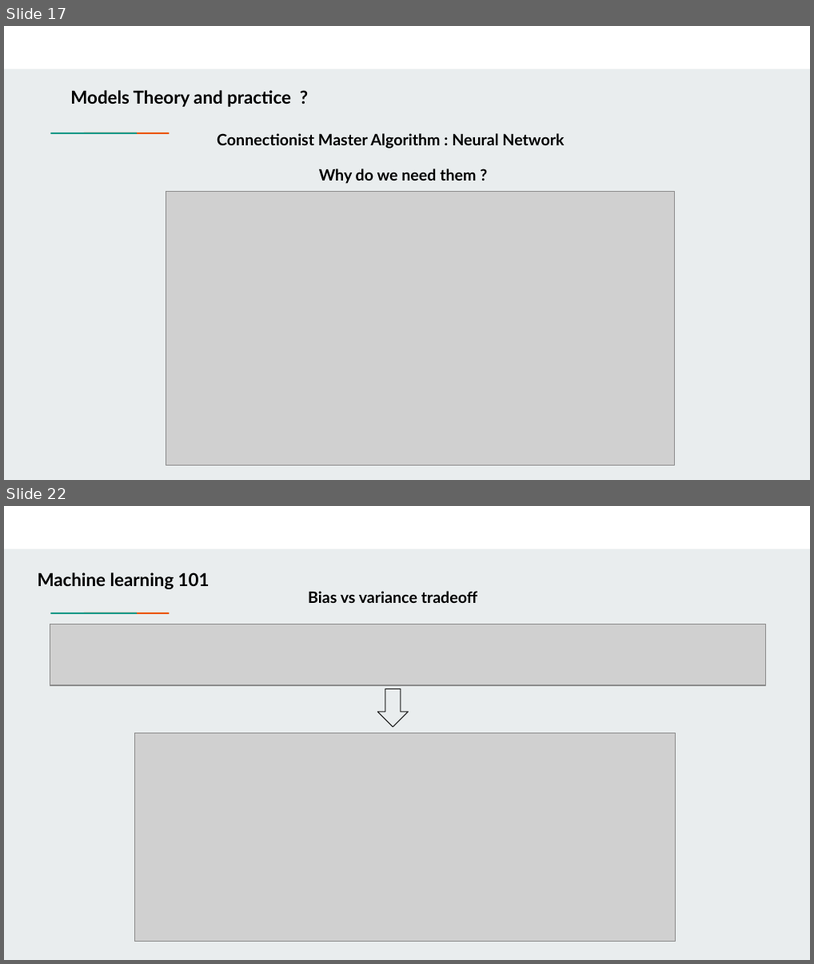
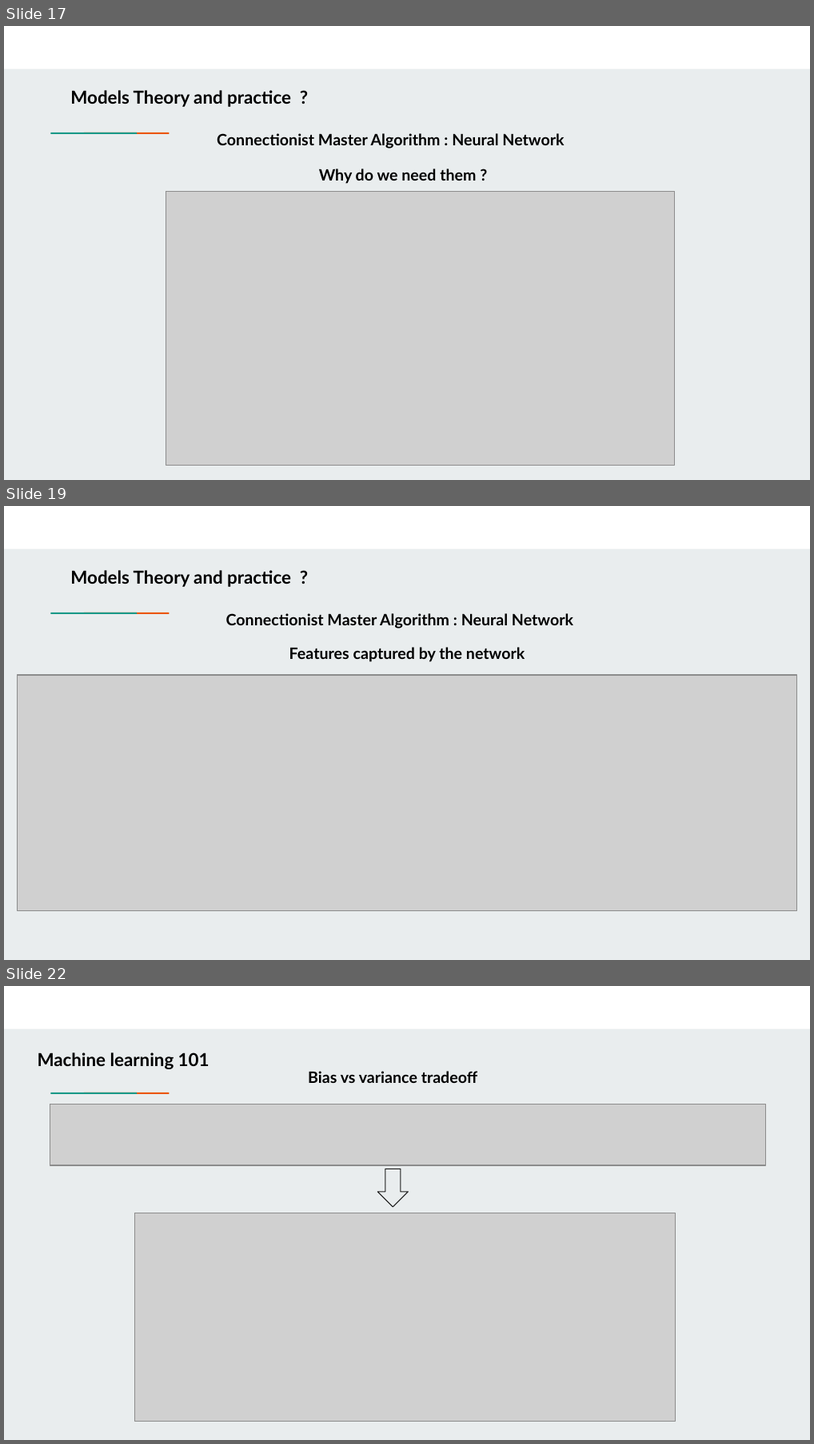
Before and after one commit to farouqBenarous/Machine_Learning_101_Workshop, a slide deck: 20-03-2021/Presentation/Machine learning 101.pptx. Shown one above the other, each under a label of ours: slides 17 and 22 before the commit, slides 17, 19 and 22 after it; the slides between them are not shown. The pictures are 814x964 and 814x1444 pixels, drawn with LibreOffice and Linux fonts; fonts in the diff are those of the drawing; grey boxes stand for pictures. Boxes give left, top, right and bottom in pixels: in the first picture for what was removed or moved away, otherwise in the second. Text is boxed around its words. In the diff, an @@ line names an element or a change of style, - is before the commit and + after.

```diff
--- a/20-03-2021/Presentation/Machine learning 101.pptx
+++ b/20-03-2021/Presentation/Machine learning 101.pptx
@@ slide 19 added at <box>4,506,810,960</box>, background #E9EDEE; not listed: 3 template elements that a slide beside it also shows @@
@@ text added at <box>70,570,291,587</box>, 16 pt, text #000000, bold @@
+Models Theory and practice ?
@@ text added at <box>226,613,574,628</box>, 14 pt, text #000000, bold @@
+Connectionist Master Algorithm : Neural Network
@@ text added at <box>290,647,525,662</box>, 14 pt, text #000000, bold @@
+Features captured by the network
@@ picture added at <box>18,675,798,910</box> @@
```
Also in this commit, not shown: 7 slides changed, 1 other slide added, 2 slides removed, 3 other files.
